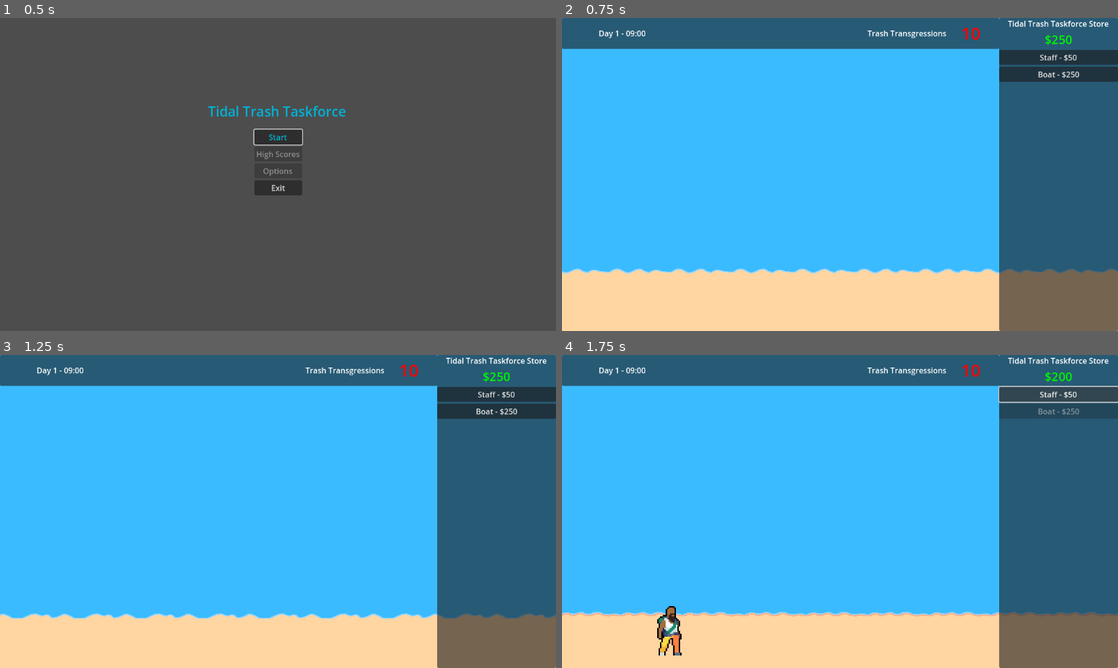
Above: before the commit, frames 1-4 (two rows, left to right).
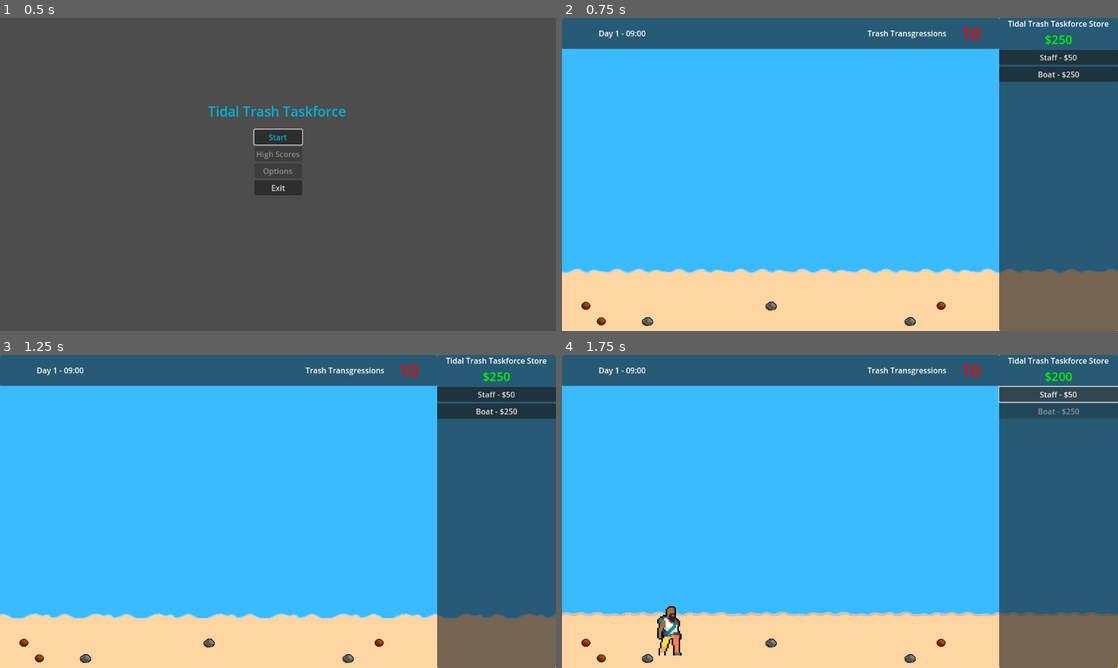
Above: after the commit, the same moments.

Repository: BlazingNeutron/calmbeforestorm
Game: Godot game, scene res://scenes/menu.tscn
Same seed, same stepped clock (60 frames per second), same inputs: the game is played once before the commit and once after it. Sound files missing from this copy of the repository are replaced by a short silence.
Inputs:
- Up to frame 1 (0.5 s): no input
- Up to frame 2 (0.75 s): click "Start" at 0.5 s
- Up to frame 3 (1.25 s): no input
- Up to frame 4 (1.75 s): click "Staff - $50" at 1.25 s

Frame 1 is identical in both runs. In frame 2, 0.3% of the frame differs, in the area x 3-69%, y 90-99%; in frame 3, 0.3%; in frame 4, 0.3%.

Commit message:
some beach dodads

Diff:
--- a/assets/sprites/tilset.tres
+++ b/assets/sprites/tilset.tres
@@ -52,6 +52,9 @@
 0:4/0 = 0
 0:5/0 = 0
 0:6/0 = 0
+0:7/0 = 0
+1:7/0 = 0
+2:7/0 = 0
 
 [resource]
 tile_size = Vector2i(32, 32)
--- /dev/null
+++ b/scenes/dodads.tscn
@@ -0,0 +1,97 @@
+[gd_scene load_steps=13 format=3 uid="uid://dihxi10qb34q3"]
+
+[ext_resource type="Script" path="res://scripts/dodads.gd" id="1_hfdyh"]
+[ext_resource type="Texture2D" uid="uid://bioegryg8ftf3" path="res://assets/sprites/shoreline1.png" id="1_yox5r"]
+
+[sub_resource type="AtlasTexture" id="AtlasTexture_8cynp"]
+atlas = ExtResource("1_yox5r")
+region = Rect2(96, 224, 32, 32)
+
+[sub_resource type="AtlasTexture" id="AtlasTexture_xqg7d"]
+atlas = ExtResource("1_yox5r")
+region = Rect2(128, 224, 32, 32)
+
+[sub_resource type="AtlasTexture" id="AtlasTexture_yrul4"]
+atlas = ExtResource("1_yox5r")
+region = Rect2(160, 224, 32, 32)
+
+[sub_resource type="AtlasTexture" id="AtlasTexture_yiwqc"]
+atlas = ExtResource("1_yox5r")
+region = Rect2(192, 224, 32, 32)
+
+[sub_resource type="AtlasTexture" id="AtlasTexture_mikcd"]
+atlas = ExtResource("1_yox5r")
+region = Rect2(160, 224, 32, 32)
+
+[sub_resource type="AtlasTexture" id="AtlasTexture_6k3ip"]
+atlas = ExtResource("1_yox5r")
+region = Rect2(192, 224, 32, 32)
+
+[sub_resource type="AtlasTexture" id="AtlasTexture_2vbi6"]
+atlas = ExtResource("1_yox5r")
+region = Rect2(160, 224, 32, 32)
+
+[sub_resource type="AtlasTexture" id="AtlasTexture_6pd0f"]
+atlas = ExtResource("1_yox5r")
+region = Rect2(128, 224, 32, 32)
+
+[sub_resource type="AtlasTexture" id="AtlasTexture_31ayv"]
+atlas = ExtResource("1_yox5r")
+region = Rect2(96, 224, 32, 32)
+
+[sub_resource type="SpriteFrames" id="SpriteFrames_7hglo"]
+animations = [{
+"frames": [{
+"duration": 1.0,
+"texture": null
+}, {
+"duration": 1.0,
+"texture": SubResource("AtlasTexture_8cynp")
+}, {
+"duration": 1.0,
+"texture": SubResource("AtlasTexture_xqg7d")
+}, {
+"duration": 1.0,
+"texture": SubResource("AtlasTexture_yrul4")
+}, {
+"duration": 1.0,
+"texture": SubResource("AtlasTexture_yiwqc")
+}, {
+"duration": 1.0,
+"texture": SubResource("AtlasTexture_mikcd")
+}, {
+"duration": 1.0,
+"texture": SubResource("AtlasTexture_6k3ip")
+}, {
+"duration": 1.0,
+"texture": SubResource("AtlasTexture_2vbi6")
+}, {
+"duration": 1.0,
+"texture": SubResource("AtlasTexture_6pd0f")
+}, {
+"duration": 1.0,
+"texture": SubResource("AtlasTexture_31ayv")
+}, {
+"duration": 1.0,
+"texture": null
+}],
+"loop": false,
+"name": &"default",
+"speed": 5.0
+}]
+
+[node name="Dodads" type="Node2D"]
+script = ExtResource("1_hfdyh")
+
+[node name="CrabDodad" type="AnimatedSprite2D" parent="."]
+unique_name_in_owner = true
+visible = false
+scale = Vector2(3, 3)
+sprite_frames = SubResource("SpriteFrames_7hglo")
+frame = 10
+frame_progress = 1.0
+
+[node name="DodadTimer" type="Timer" parent="."]
+one_shot = true
+
+[connection signal="timeout" from="DodadTimer" to="." method="_on_dodad_timer_timeout"]
--- a/scenes/game.tscn
+++ b/scenes/game.tscn
@@ -1,10 +1,11 @@
-[gd_scene load_steps=6 format=4 uid="uid://iagjcdoeawtf"]
+[gd_scene load_steps=7 format=4 uid="uid://iagjcdoeawtf"]
 
 [ext_resource type="Script" path="res://scripts/game.gd" id="1_p5c5y"]
 [ext_resource type="TileSet" uid="uid://dohcdu6rieggc" path="res://assets/sprites/tilset.tres" id="3_2kvtt"]
 [ext_resource type="PackedScene" uid="uid://bfka3w6b3sayd" path="res://scenes/waste_spawner.tscn" id="3_44yya"]
 [ext_resource type="PackedScene" uid="uid://c0luf734cnh5g" path="res://scenes/picker_upper_manager.tscn" id="3_jhrrb"]
 [ext_resource type="PackedScene" uid="uid://d3y2w6dk2qoel" path="res://scenes/hud.tscn" id="4_ef12f"]
+[ext_resource type="PackedScene" uid="uid://dihxi10qb34q3" path="res://scenes/dodads.tscn" id="6_m8ls0"]
 
 [node name="game" type="Node2D"]
 script = ExtResource("1_p5c5y")
@@ -21,7 +22,7 @@
 tile_set = ExtResource("3_2kvtt")
 
 [node name="Ocean" type="TileMapLayer" parent="Tiles"]
-tile_map_data = PackedByteArray("AADp//L/BQAAAAYAAADp//P/BQA …(17407 unchanged characters)… AAAAYAAAAcAAQABQAAAAYAAAAcAAUABQAAAAYAAAA=")
+tile_map_data = PackedByteArray("AADp//L/BQAAAAYAAADp//P/BQA …(17407 unchanged characters)… AAAAYAAAAcAAQABQAAAAYAAAAcAAUABQAAAAYAAADv/wgABQABAAcAAADz/wkABQAAAAcAAAD7/wgABQAAAAcAAAAEAAkABQAAAAcAAAAGAAgABQABAAcAAADw/wkABQABAAcAAAA=")
 tile_set = ExtResource("3_2kvtt")
 
 [node name="WasteContainer" type="Node2D" parent="."]
@@ -42,6 +43,8 @@
 [node name="StormDuration" type="Timer" parent="."]
 wait_time = 30.0
 
+[node name="Dodads" parent="." instance=ExtResource("6_m8ls0")]
+
 [connection signal="clear_weather" from="." to="hud" method="_on_game_clear_weather"]
 [connection signal="clear_weather" from="." to="WasteContainer/WasteSpawner" method="_on_game_clear_weather"]
 [connection signal="storming" from="." to="hud" method="_on_game_storming"]
--- /dev/null
+++ b/scripts/dodads.gd
@@ -0,0 +1,36 @@
+extends Node2D
+
+@onready var dodad_timer: Timer = $DodadTimer
+@onready var crab_dodad: AnimatedSprite2D = %CrabDodad
+
+@export var dodad_list = [ "crab" ]
+@export var dodads = {
+	"crab": { "beach": true, "sprite": "%CrabDodad" }
+}
+
+@export var timer : int = 25
+@export var timer_max : int = 25
+@export var timer_min : int = 7
+
+var rng = RandomNumberGenerator.new()
+
+func _ready() -> void:
+	start_a_dodad_timer()
+
+func start_a_dodad_timer() -> void:
+	timer = rng.randi_range(timer_min, timer_max)
+	dodad_timer.wait_time = timer
+	dodad_timer.start()
+
+func _on_dodad_timer_timeout() -> void:
+	var dodad_index = rng.randi_range(0, dodad_list.size() - 1)
+	var dodad_item = dodads.get(dodad_list[dodad_index])
+	var sprite = get_node(dodad_item.sprite)
+	if dodad_item.beach:
+		var x = rng.randi_range(-50, 420)
+		var y = rng.randi_range(230, 300)
+		sprite.position.x = x
+		sprite.position.y = x
+		sprite.show()
+		sprite.play()
+	start_a_dodad_timer
Binary file changed: assets/sprites/shoreline1.png
Binary file changed: assets/sprites/shoreline2.aseprite
